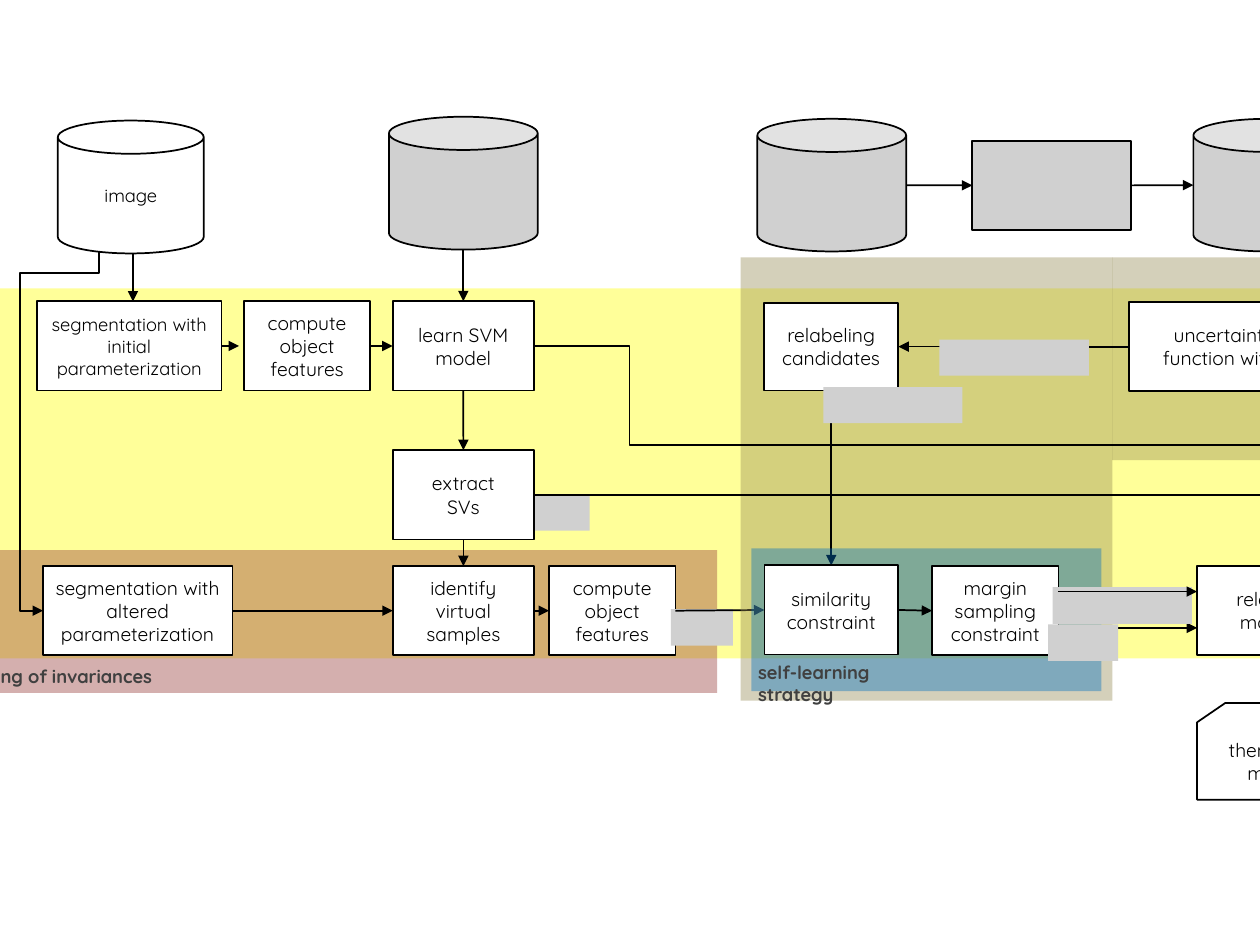
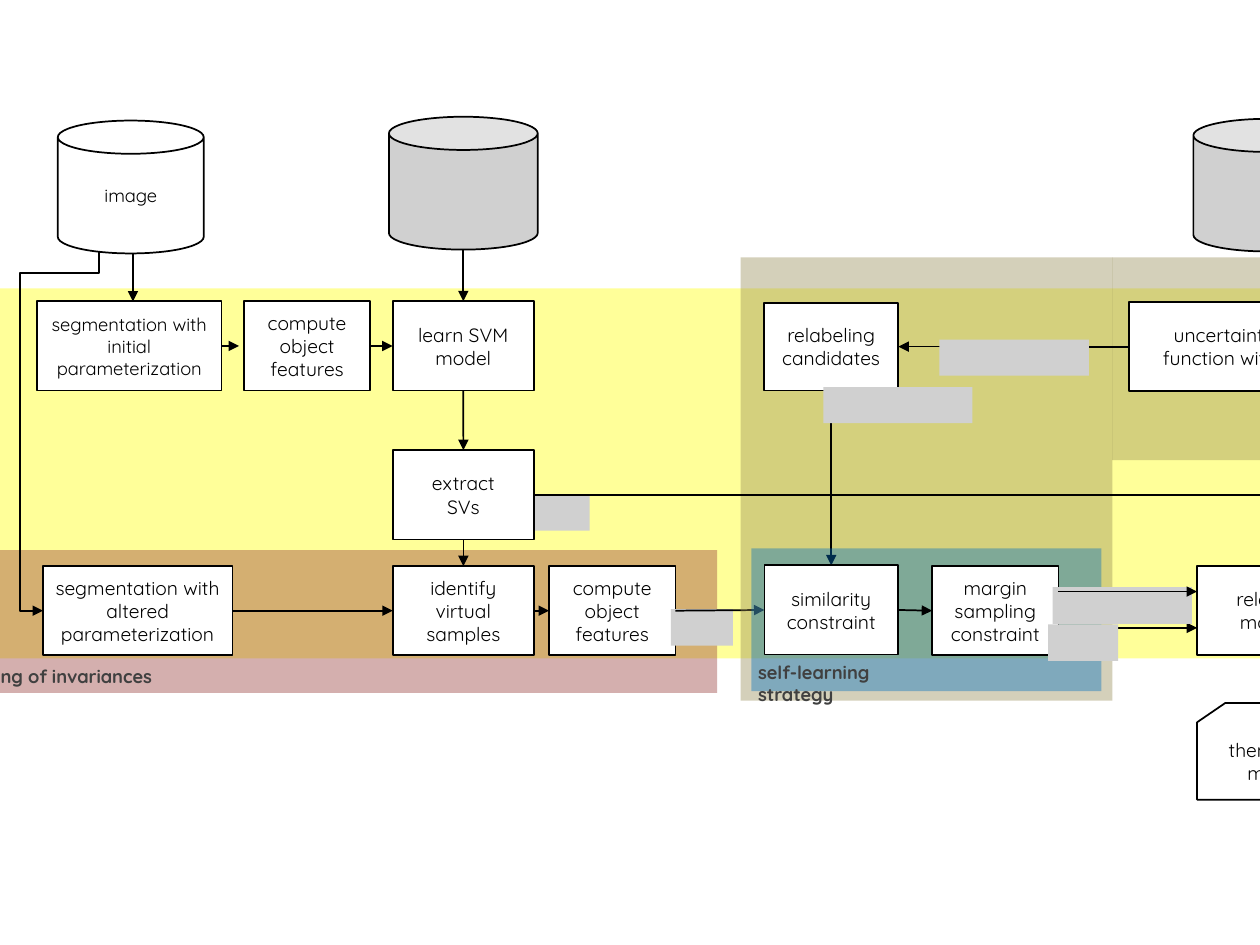
Before and after one commit to carls31/active-learning-virtual-SVM, a slide deck: slide 3 of images/block_scheme.pptx (slide 7 before the commit). Drawn at 1260x945 pixels with LibreOffice and Linux fonts; fonts in the diff are those of the drawing; grey boxes stand for pictures. Boxes give left, top, right and bottom in pixels: in the first picture for what was removed or moved away, otherwise in the second. Text is boxed around its words. In the diff, an @@ line names an element or a change of style, - is before the commit and + after.

```diff
--- a/images/block_scheme.pptx
+++ b/images/block_scheme.pptx
@@ picture removed at (x1=757, y1=118, x2=906, y2=251) @@
@@ picture removed at (x1=973, y1=141, x2=1131, y2=231) @@
@@ arrow removed from (906, 185) to (973, 185) @@
@@ arrow removed from (1131, 185) to (1193, 185) @@
@@ elbow arrow removed from (534, 346) to (1260, 392) @@
@@ picture resized from (x1=823, y1=387, x2=961, y2=423) to (x1=823, y1=387, x2=971, y2=423) @@
```
Also in this commit, not shown: 3 other slides changed, 4 slides added, 4 slides removed.
